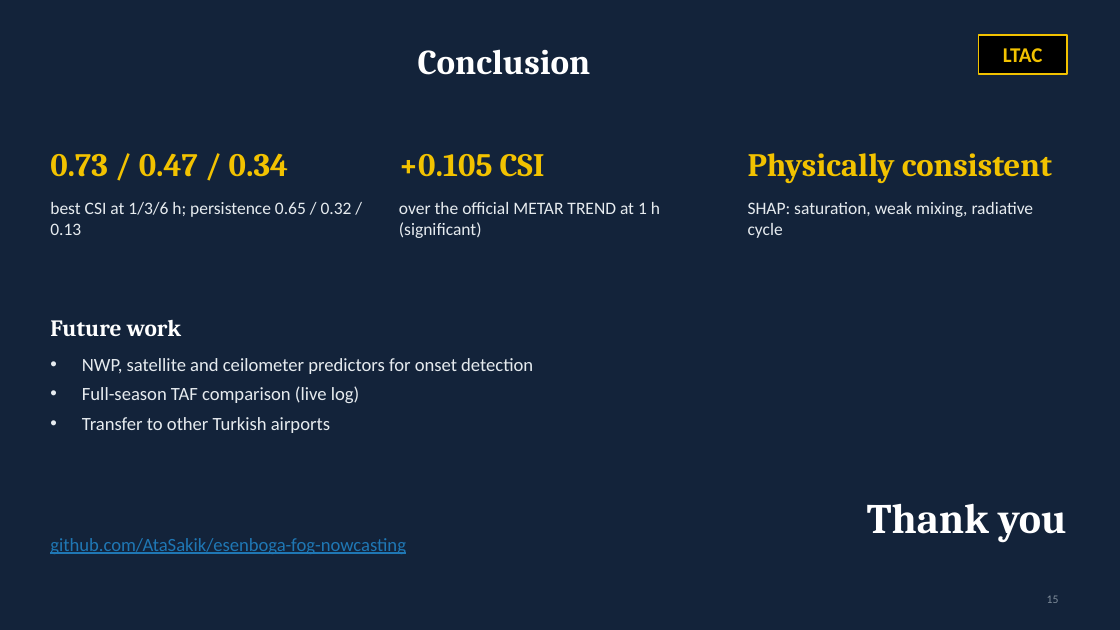
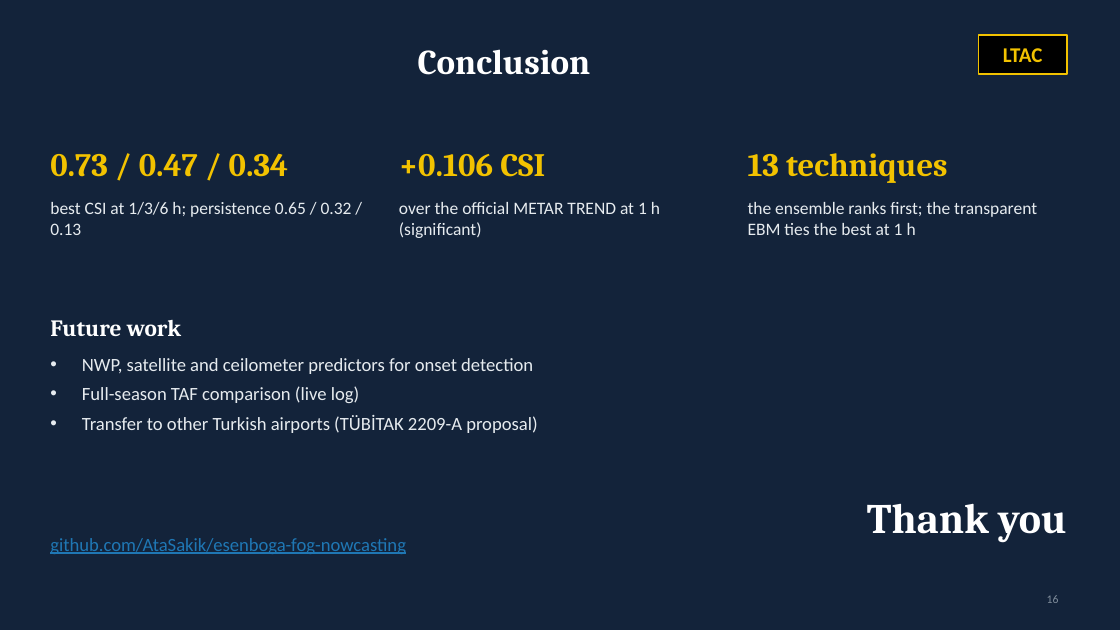
Before and after one commit to AtaSakik/esenboga-fog-nowcasting, a slide deck: slide 16 of presentation/Esenboga_Presentation_EN.pptx (slide 15 before the commit). Drawn at 1120x630 pixels with LibreOffice and Linux fonts; fonts in the diff are those of the drawing. Boxes give left, top, right and bottom in pixels: in the first picture for what was removed or moved away, otherwise in the second. Text is boxed around its words. In the diff, an @@ line names an element or a change of style, - is before the commit and + after.

Commit message:
Update the presentations with the benchmark of thirteen techniques
Add a benchmark slide, list the thirteen techniques, refresh the results, TREND,
onset, ILS and conclusion slides, and state that the analog forecast is the one
technique not significantly better than persistence at 1 h (papers and README too).

```diff
--- a/presentation/Esenboga_Presentation_EN.pptx
+++ b/presentation/Esenboga_Presentation_EN.pptx
@@ text at [399,154,545,177]: text changed @@
-+0.105 CSI
++0.106 CSI
@@ text at [748,153,948,183]: text changed @@
-Physically consistent
+13 techniques
@@ text at [748,202,1037,235]: text changed @@
-SHAP: saturation, weak mixing, radiative cycle
+the ensemble ranks first; the transparent EBM ties the best at 1 h
@@ text at [82,415,537,433]: text changed @@
-• Transfer to other Turkish airports
+• Transfer to other Turkish airports (TÜBİTAK 2209-A proposal)
```
Also in this commit, not shown: 6 other slides changed, 1 slide added, 9 other files.
